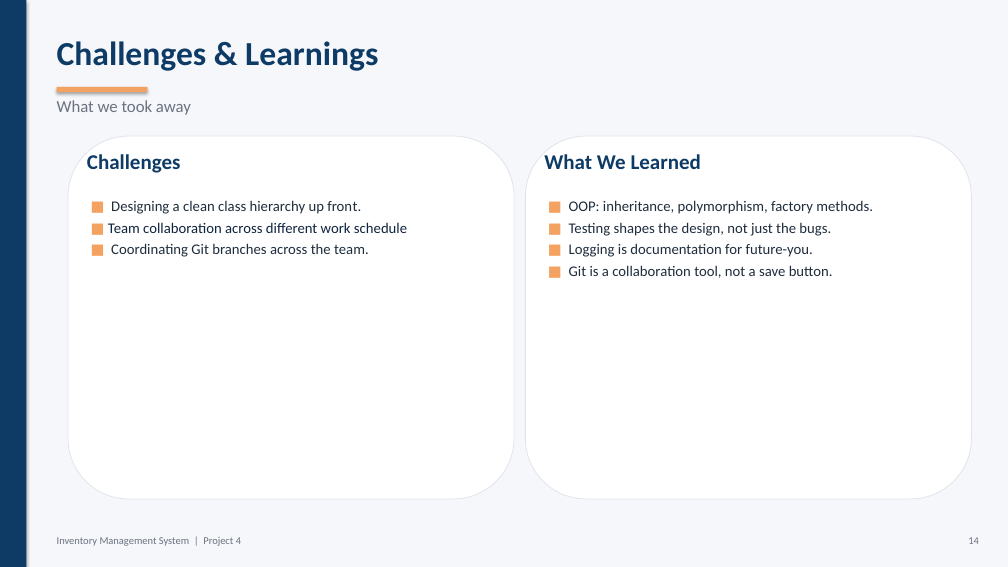
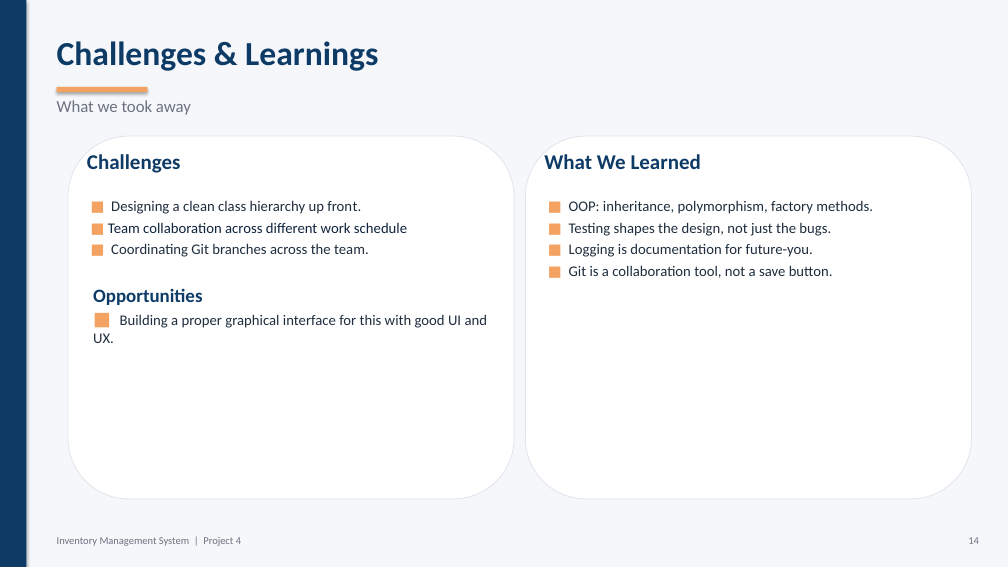
Before and after one commit to LamiUsang/Inventory-Management-System, a slide deck: slide 15 of Inventory_Management_System.pptx. Drawn at 1008x567 pixels with LibreOffice and Linux fonts; fonts in the diff are those of the drawing. Boxes give left, top, right and bottom in pixels: in the first picture for what was removed or moved away, otherwise in the second. Text is boxed around its words. In the diff, an @@ line names an element or a change of style, - is before the commit and + after.

Commit message:
Updated opportunities in the presentation

```diff
--- a/Inventory_Management_System.pptx
+++ b/Inventory_Management_System.pptx
@@ text in rounded rectangle at bbox=[93, 288, 488, 343]: text added @@
+Opportunities
+■ Building a proper graphical interface for this with good UI and UX.
```
